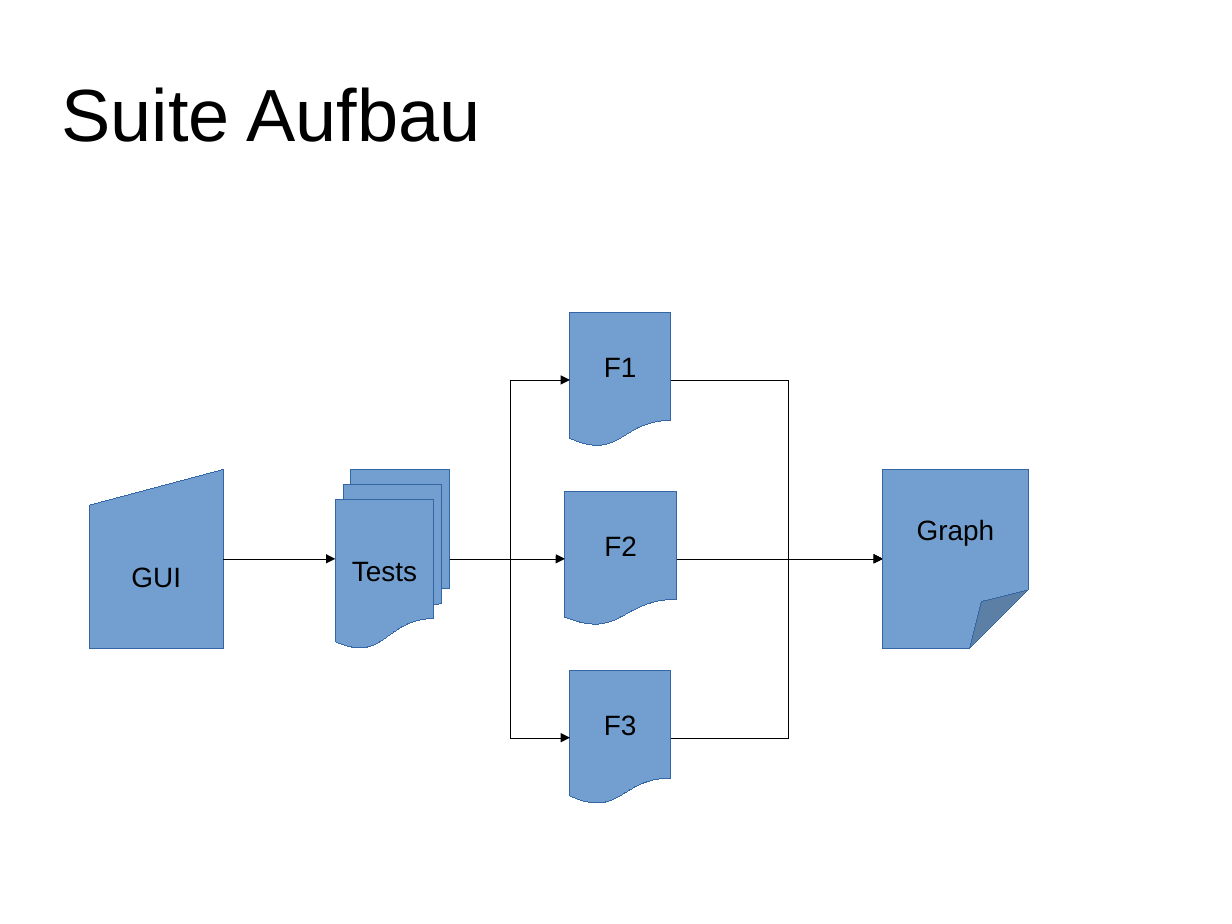
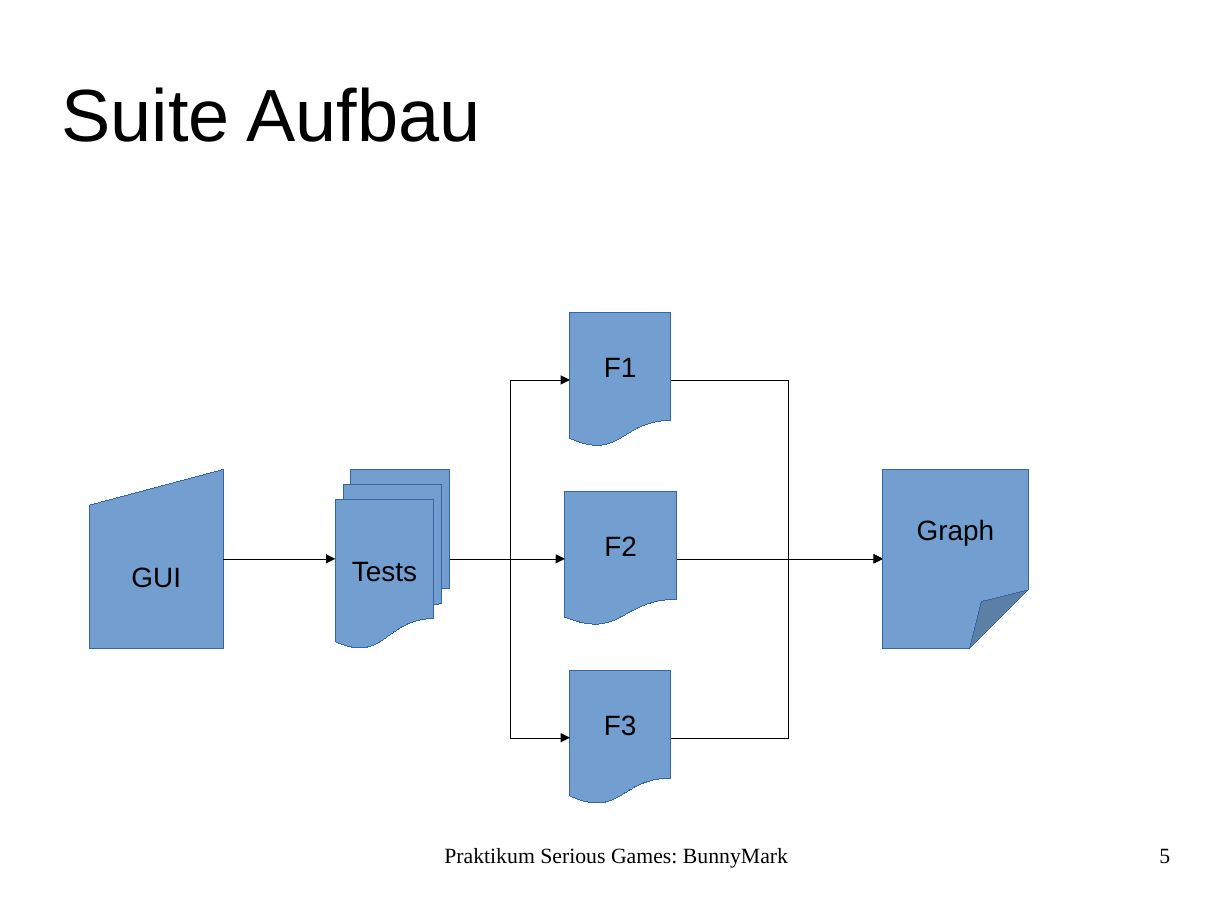
Before and after one commit to LiXiling/bunnysuite, a slide deck: slide 5 of Ausarbeitung/Presentation.odp. Drawn at 1232x924 pixels with LibreOffice and Linux fonts; fonts in the diff are those of the drawing; background and template pictures are left out. Boxes give left, top, right and bottom in pixels: in the first picture for what was removed or moved away, otherwise in the second. Text is boxed around its words. In the diff, an @@ line names an element or a change of style, - is before the commit and + after.

```diff
--- a/Ausarbeitung/Presentation.odp
+++ b/Ausarbeitung/Presentation.odp
@@ text added at <box>444,848,788,868</box>, 14 pt, text #000000 @@
+Praktikum Serious Games: BunnyMark
@@ page number added at <box>1159,848,1170,864</box>, 14 pt, text #000000 @@
+5
```
Also in this commit, not shown: 5 other slides changed, 2 other files.
